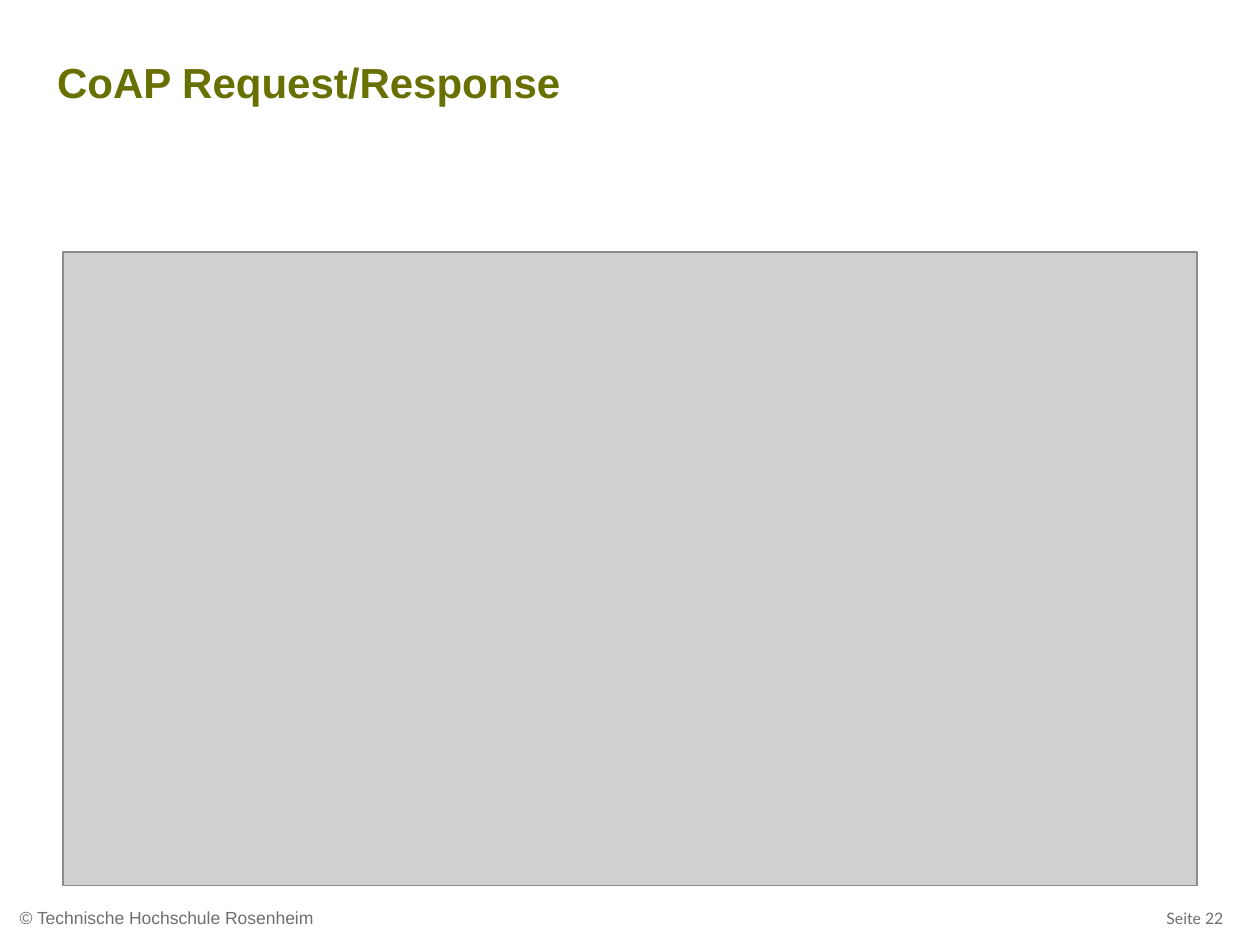
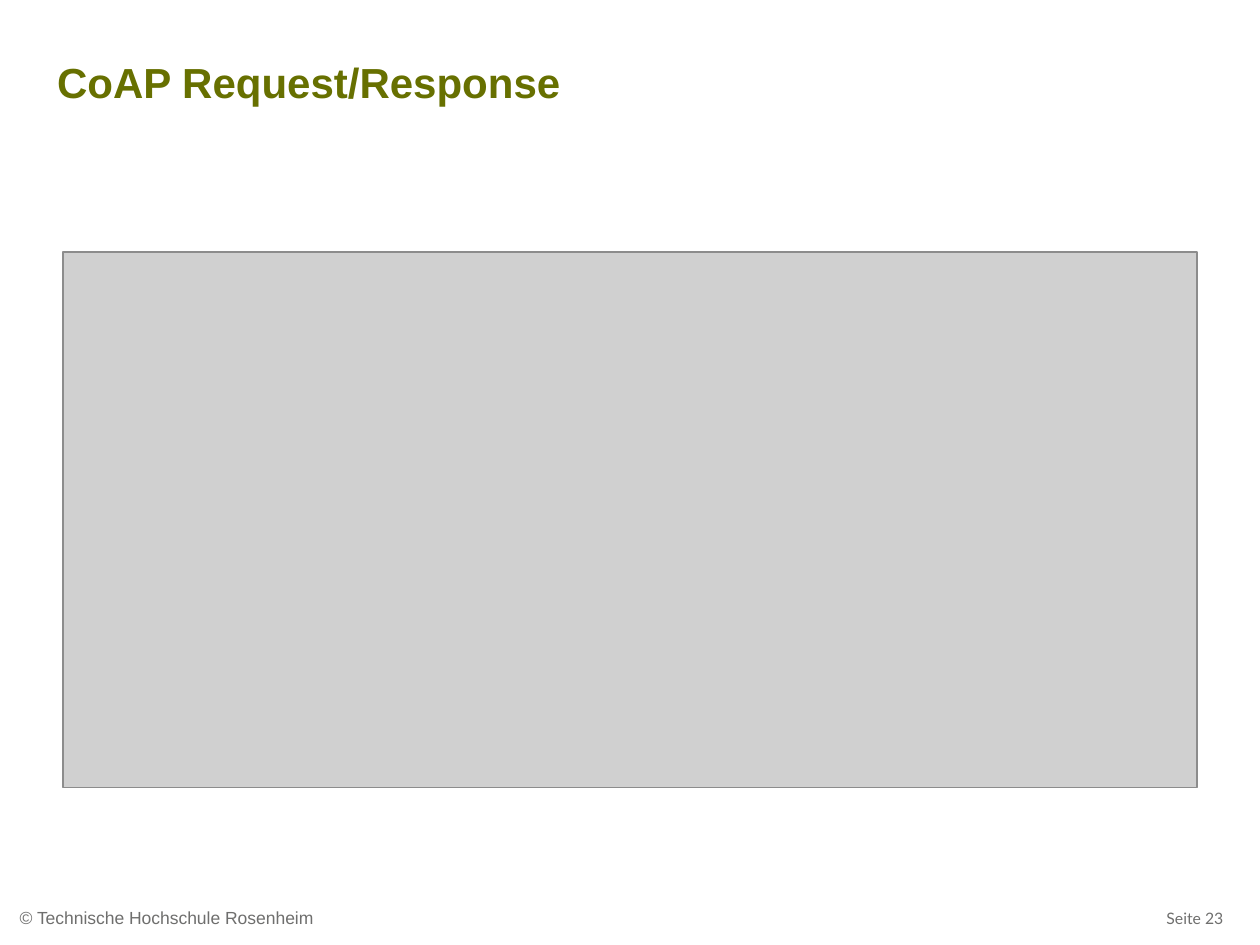
Before and after one commit to ammoza/hsro-inf-iot.github.io, a slide deck: slide 23 of assets/03-vorlesung/03-Vorlesung.pptx (slide 22 before the commit). Drawn at 1260x945 pixels with LibreOffice and Linux fonts; fonts in the diff are those of the drawing; grey boxes stand for pictures; background and template pictures are left out. Boxes give left, top, right and bottom in pixels: in the first picture for what was removed or moved away, otherwise in the second. Text is boxed around its words. In the diff, an @@ line names an element or a change of style, - is before the commit and + after.

```diff
--- a/assets/03-vorlesung/03-Vorlesung.pptx
+++ b/assets/03-vorlesung/03-Vorlesung.pptx
@@ picture: place and size @@
-picture at (63, 252, 1197, 886)
+picture at (63, 252, 1197, 788)
@@ page number at (1166, 912, 1223, 924): text changed @@
-Seite 22
+Seite 23
```
Also in this commit, not shown: 1 other slide changed, 2 slides added, 1 slide removed, 3 other files.
